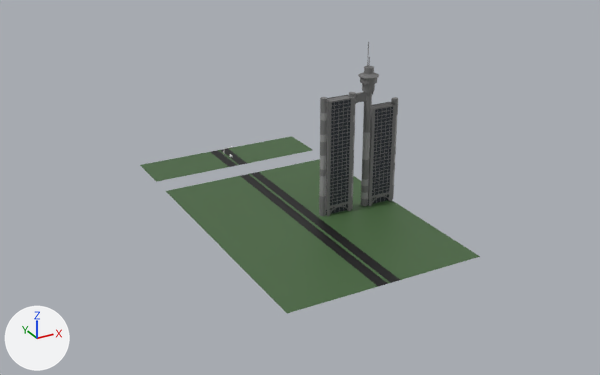
The Blender file ArtSource/road_pieces.blend: old version first, new version second.
One viewpoint serves both versions: a 50 mm lens placed at (-264.0, -607.0, 261.0), pointed at (53.0, -29.0, -28.0). The lights are fixed; the arrows at lower left show +X, +Y and +Z.

In view in the first picture: 'Plane', 'Plane.001', 'genex', 'genex_posl', 'genex_stan'.
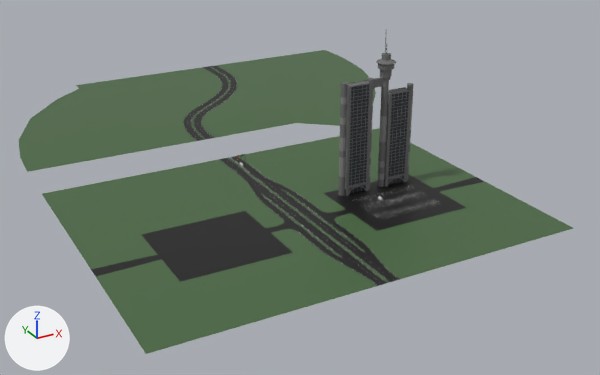
Changed parts and their boxes (x1, y1, x2, y2) in the pictures (600 x 375 px):
'autoput_start', added: after (54, 142, 573, 354)
'Plane.001', deleted (green): before (166, 159, 480, 313)
'autoput_kriva', added (green): after (19, 50, 376, 172)
'autoput_middle', added (green): after (42, 128, 380, 213)
'genex_stan', moved: before (326, 95, 354, 216); after (345, 80, 372, 196)
'genex', moved: before (319, 42, 398, 216); after (338, 30, 414, 196)
'genex_posl', moved: before (368, 102, 396, 206); after (384, 87, 412, 187)
'Plane', deleted (green): before (140, 136, 312, 182)
'parking3', added: after (377, 200, 440, 218)

Patch to the scene script:
```diff
--- a/ArtSource/road_pieces.blend.py
+++ b/ArtSource/road_pieces.blend.py
@@ me_plane_006 @@
+me_plane_006.from_pydata([(-0.08, 0.08, 0.0), (0.08, 0.08, 0.0), (-0.08, 4.46, 0.0), (0.08, 4.46, 0.0), (-0.08, 4.58, 0.0), (0.08, 4.58, 0.0), (-0.5, 4.46, 0.0), (-0.5, 4.58, 0.0), (0.49, 4.46, 0.0), (0.49, 4.58, 0.0), (-0.08, 0.0, 0.0), (0.08, 0.0, 0.0), (-2.72, 0.08, 0.0), (-2.72, 0.0, 0.0)], [], [(0, 1, 3, 2), (2, 3, 5, 4), (2, 4, 7, 6), (5, 3, 8, 9), (1, 0, 10, 11), (10, 0, 12, 13)])
@@ cu_beziercurve @@
+cu_beziercurve = bpy.data.curves.new('BezierCurve', 'CURVE')
+cu_beziercurve.dimensions = '3D'
+_sp = cu_beziercurve.splines.new('BEZIER'); _sp.bezier_points.add(3)
+_sp.bezier_points.foreach_set('co', [0.0, 0.0, 0.0, 51.65, 97.68, -0.21, 100.0, 193.6, -0.21, 100.0, 223.5, -0.21])
+_sp.bezier_points.foreach_set('handle_left', [0.0, -54.22, 0.0, 20.04, 71.63, -0.21, 100.0, 155.9, -0.21, 100.0, 216.1, -0.21])
+_sp.bezier_points.foreach_set('handle_right', [0.0, 61.76, 0.0, 83.26, 123.7, -0.21, 100.0, 204.8, -0.21, 100.0, 230.9, -0.21])
+for _p, _l, _r in zip(_sp.bezier_points, ['ALIGNED', 'ALIGNED', 'ALIGNED', 'ALIGNED'], ['ALIGNED', 'ALIGNED', 'ALIGNED', 'ALIGNED']): _p.handle_left_type = _l; _p.handle_right_type = _r
+_sp.order_u = 0
+_sp.order_v = 0
+cu_beziercurve.use_path = True
+cu_beziercurve.use_path_clamp = True
+cu_beziercurve.fill_mode = 'FULL'
@@ ob_plane @@
-ob_plane = bpy.data.objects.new('Plane', me_plane)
@@ ob_plane_001 @@
-ob_plane_001 = bpy.data.objects.new('Plane.001', me_plane_001)
@@ ob_genex @@
 ob_genex = bpy.data.objects.new('genex', me_cube_002)
-ob_genex.location = (58.6, -136.1, 0.0)
+ob_genex.location = (89.5, -112.1, 0.0)
 ob_genex.scale = (1.14, 1.14, 1.14)
@@ ob_genex_stan @@
 ob_genex_stan = bpy.data.objects.new('genex_stan', me_cube_003)
-ob_genex_stan.location = (24.6, -136.1, 0.0)
+ob_genex_stan.location = (55.5, -112.1, 0.0)
 ob_genex_stan.scale = (1.14, 1.14, 1.14)
@@ ob_genex_posl @@
 ob_genex_posl = bpy.data.objects.new('genex_posl', me_cube_005)
-ob_genex_posl.location = (60.7, -136.1, 0.0)
+ob_genex_posl.location = (91.6, -112.1, 0.0)
 ob_genex_posl.scale = (1.14, 1.14, 1.14)
@@ ob_autoput_kriva @@
+ob_autoput_kriva = bpy.data.objects.new('autoput_kriva', me_plane_009)  # 100 vertices, 59 faces; spans x 0.0..157.0, y -20.0..0.0, z 0.0; in mat_material (dark green #496841), mat_material_001 (black #121212), mat_put_linije (white #e7e7e7); modifiers MIRROR, ARRAY, CURVE
+ob_autoput_kriva.location = (0.0, 50.0, 0.0)
@@ ob_beziercurve @@
+ob_beziercurve = bpy.data.objects.new('BezierCurve', cu_beziercurve)
+ob_beziercurve.location = (0.0, 50.0, 0.0)
@@ ob_parking3 @@
+ob_parking3 = bpy.data.objects.new('parking3', me_plane_006)  # modifiers ARRAY, MIRROR
+ob_parking3.location = (46.3, -158.0, 0.0)
+ob_parking3.rotation_euler = (0.0, 0.0, -3.142)  # degrees (0, 0, -180)
@@ ob_autoput_start @@
+ob_autoput_start = bpy.data.objects.new('autoput_start', me_plane_001_1)  # 183 vertices, 68 faces; spans x 0.0..157.0, y -100.0..0.0, z 0.0; in mat_material (dark green #496841), mat_material_001 (black #121212), mat_put_linije (white #e7e7e7); modifiers MIRROR
+ob_autoput_start.location = (0.0, -140.0, 0.0)
@@ ob_autoput_middle @@
+ob_autoput_middle = bpy.data.objects.new('autoput_middle', me_plane_1)  # 34 vertices, 10 faces; spans x 0.0..157.0, y -20.0..0.0, z 0.0; in mat_material (dark green #496841), mat_material_001 (black #121212), mat_put_linije (white #e7e7e7); modifiers MIRROR
+ob_autoput_middle.location = (0.0, -20.0, 0.0)
```
